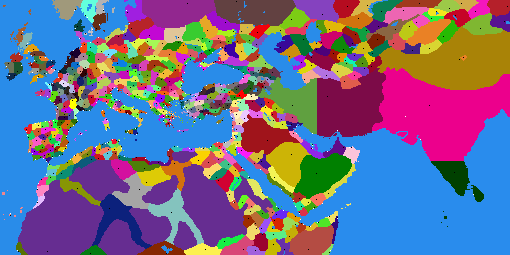
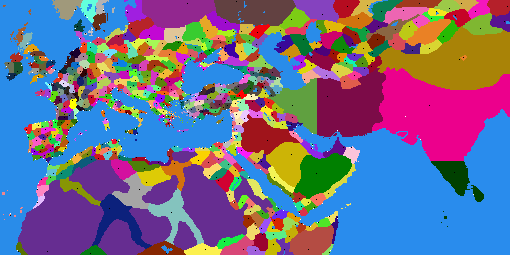
The second 510 × 255 image is a revision of the first. Changes to its layers:
painted on "map_regions" over box(258, 77, 283, 98)
